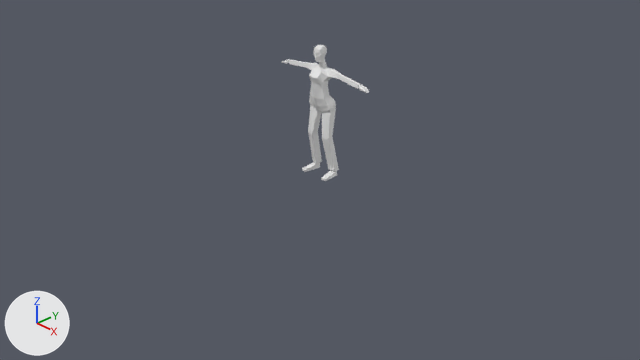
One commit to the Blender file AdventurePlayground/MyCharacters/Full Character.blend: the scene before it, then after it.
The view is the same before and after, from the file's camera 'Camera'. The axes (+X, +Y, +Z) are drawn at lower left. The lights are the same throughout.
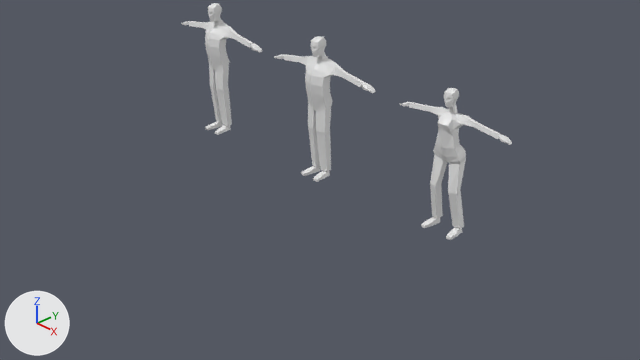
Pixel boxes (x1, y1, x2, y2) of what changed, in the pictures (640 x 360 px):
'Cube.001', moved
    before: (281, 45, 369, 181)
    after: (399, 88, 512, 240)
'Cube.002', added
    after: (274, 36, 375, 182)
'Cube', shown
    after: (181, 3, 262, 135)

Edits to the bpy script that builds the scene:
```text
Change ob_cube:
    ob_cube.location: (0.0, 0.0, 1.304) -> (-2.01, 0.0, 1.304)
    remove ob_cube.hide_set(True)  # its collection is switched off
Change ob_cube_001:
    ob_cube_001.location: (0.0, 0.026, 1.304) -> (1.991, 0.026, 1.304)
Add ob_cube_002:
    ob_cube_002 = bpy.data.objects.new('Cube.002', me_cube.copy())  # the mesh of ob_cube
    ob_cube_002.location = (0.0, 0.0, 1.304)
    ob_cube_002.scale = (0.152, 0.152, 0.152)
    _m = ob_cube_002.modifiers.new('Mirror', 'MIRROR')
    _m.use_clip = True
```
